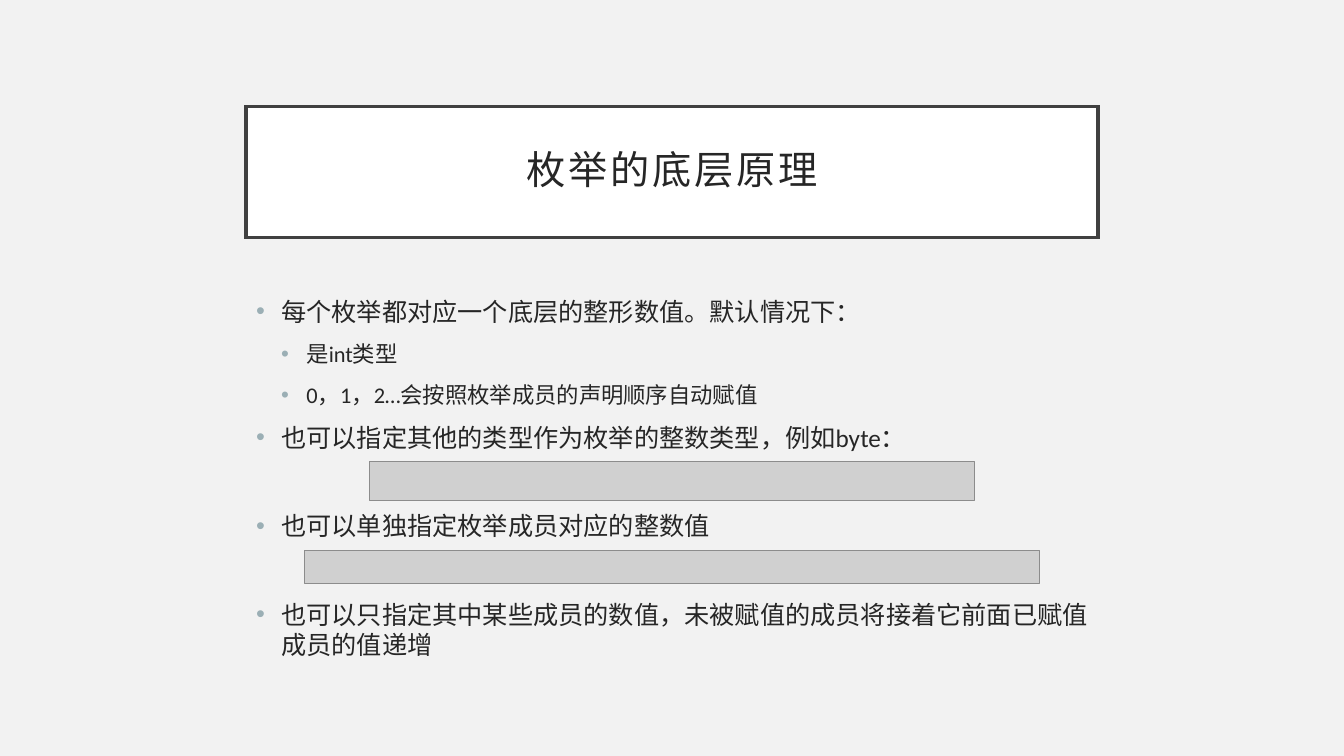
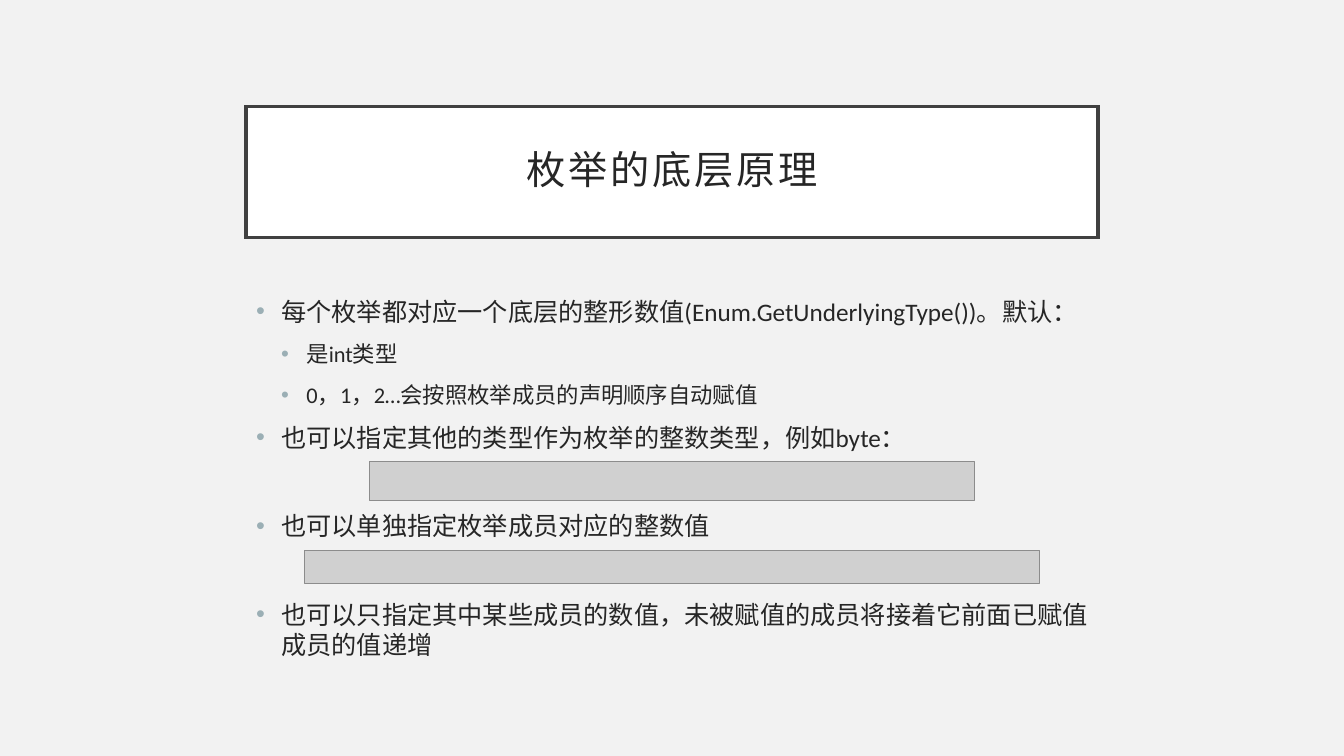
Before and after one commit to BillSon68/CSharp-Tutorial, a slide deck: slide 6 of Chapter 03/310 - 枚举和嵌套类型.pptx. Drawn at 1344x756 pixels with LibreOffice and Linux fonts; fonts in the diff are those of the drawing; grey boxes stand for pictures. Boxes give left, top, right and bottom in pixels: in the first picture for what was removed or moved away, otherwise in the second. Text is boxed around its words. In the diff, an @@ line names an element or a change of style, - is before the commit and + after.

```diff
--- a/Chapter 03/310 - 枚举和嵌套类型.pptx
+++ b/Chapter 03/310 - 枚举和嵌套类型.pptx
@@ text at <box>281,299,1077,326</box>: text changed @@
-• 每个枚举都对应一个底层的整形数值。默认情况下：
+• 每个枚举都对应一个底层的整形数值(Enum.GetUnderlyingType())。默认：
```
Also in this commit, not shown: 10 slides added, 2 other files.
